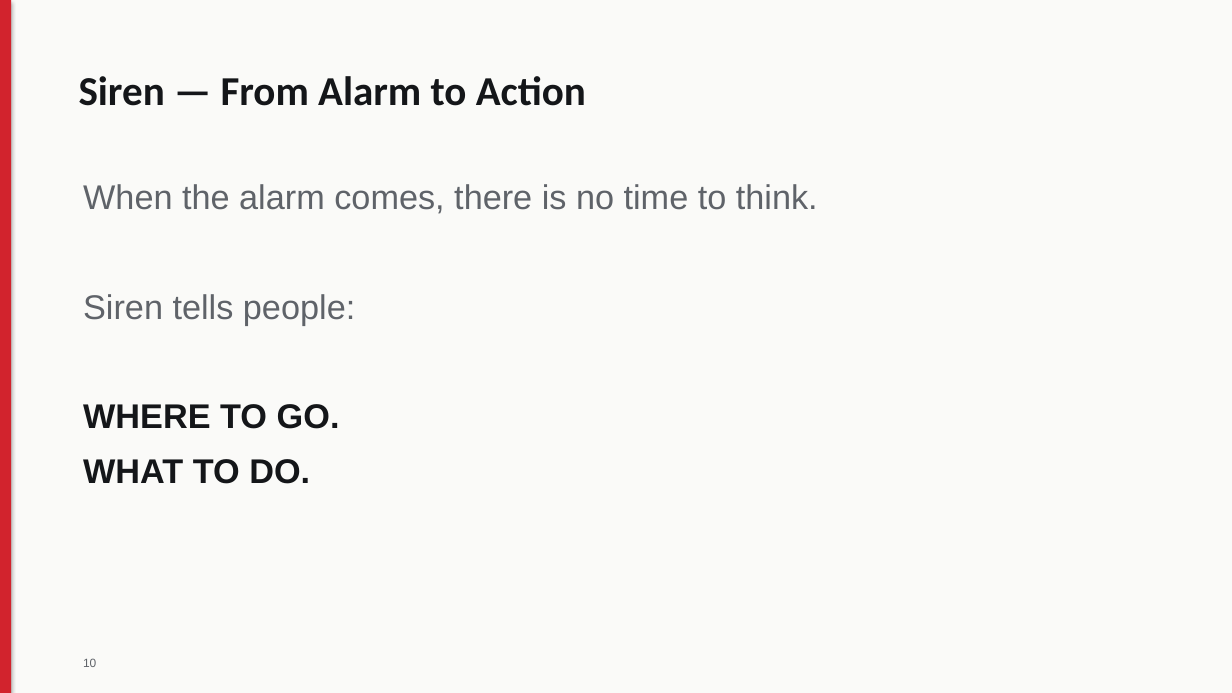
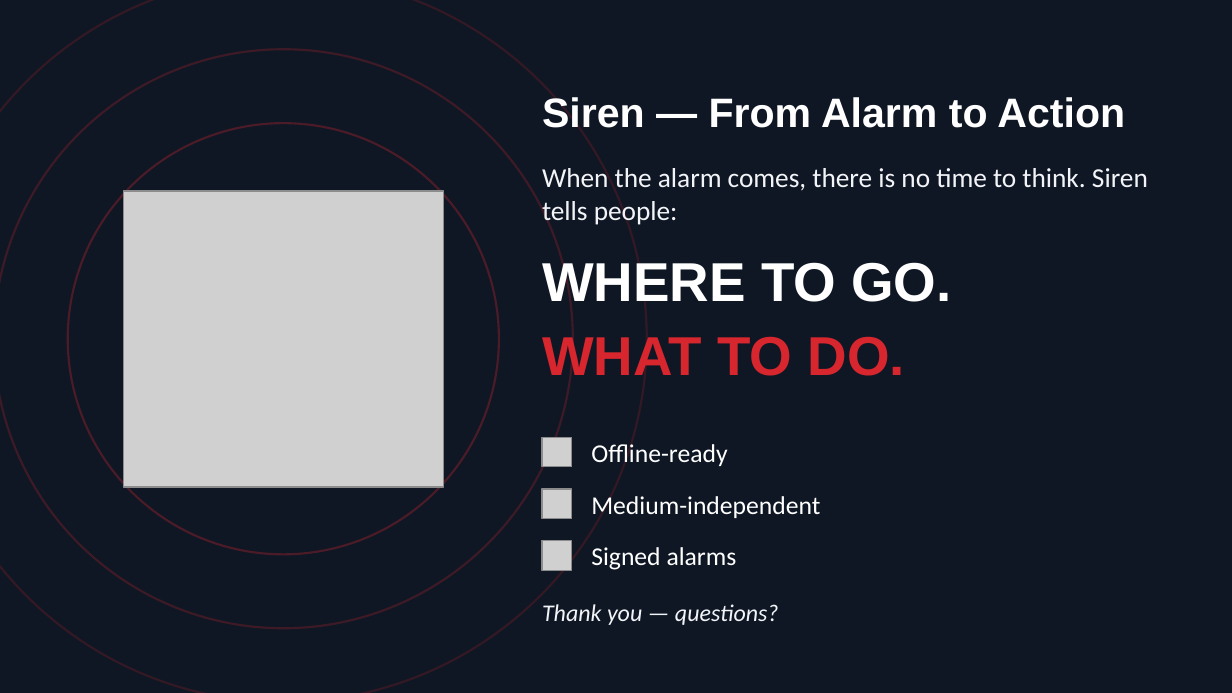
Before and after one commit to PW-ZGS/Wyjec, a slide deck: slide 11 of presentation.pptx (slide 10 before the commit). Drawn at 1232x693 pixels with LibreOffice and Linux fonts; fonts in the diff are those of the drawing; grey boxes stand for pictures. Boxes give left, top, right and bottom in pixels: in the first picture for what was removed or moved away, otherwise in the second. Text is boxed around its words. In the diff, an @@ line names an element or a change of style, - is before the commit and + after.

```diff
--- a/presentation.pptx
+++ b/presentation.pptx
@@ background #FAFAF8 to #0F1724 @@
@@ rectangle removed at [0, 0, 11, 692] @@
@@ ellipse added at [0, 0, 647, 693], outline #D7262E 1.25 pt @@
@@ ellipse added at [0, 49, 573, 628], outline #D7262E 1.25 pt @@
@@ title "Siren — From Alarm to ...": place and size @@
-title "Siren — From Alarm to ..." at [79, 76, 586, 106]
+title "Siren — From Alarm to ..." at [542, 97, 1125, 128]
@@ title "Siren — From Alarm to ..." at [542, 97, 1125, 128]: font Calibri to Arial, text colour #141619 to #FFFFFF; vertical alignment top to middle @@
@@ ellipse added at [68, 123, 499, 554], outline #D7262E 1.25 pt @@
@@ text at [542, 168, 1148, 226]: text changed; size 20 to 16 pt; font Arial to Calibri; text colour #5F6369 to #F2F4F7 @@
-When the alarm comes, there is no time to think.
-Siren tells people:
-WHERE TO GO.
-WHAT TO DO.
+When the alarm comes, there is no time to think. Siren tells people:
@@ picture added at [123, 191, 444, 487] @@
@@ text added at [542, 258, 951, 311], 32 pt, text #FFFFFF, bold @@
+WHERE TO GO.
@@ text added at [542, 331, 905, 384], 32 pt, text #D7262E, bold @@
+WHAT TO DO.
@@ picture added at [542, 437, 572, 467] @@
@@ text added at [591, 444, 727, 466], 15 pt, text #FFFFFF @@
+Offline-ready
@@ picture added at [542, 489, 572, 519] @@
@@ text added at [591, 496, 820, 518], 15 pt, text #FFFFFF @@
+Medium-independent
@@ picture added at [542, 541, 572, 570] @@
@@ text added at [591, 547, 737, 570], 15 pt, text #FFFFFF @@
+Signed alarms
@@ text added at [542, 604, 779, 625], 14 pt, text #F2F4F7, italic @@
+Thank you — questions?
@@ text removed at [83, 658, 96, 667] @@
-10
```
Also in this commit, not shown: 2 other slides changed, 8 slides added, 7 slides removed.
